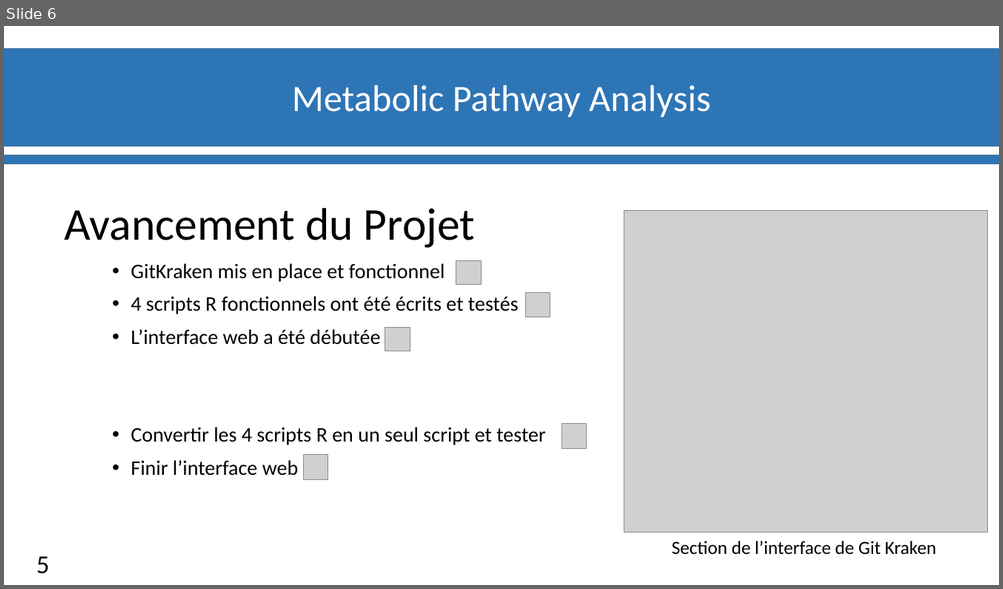
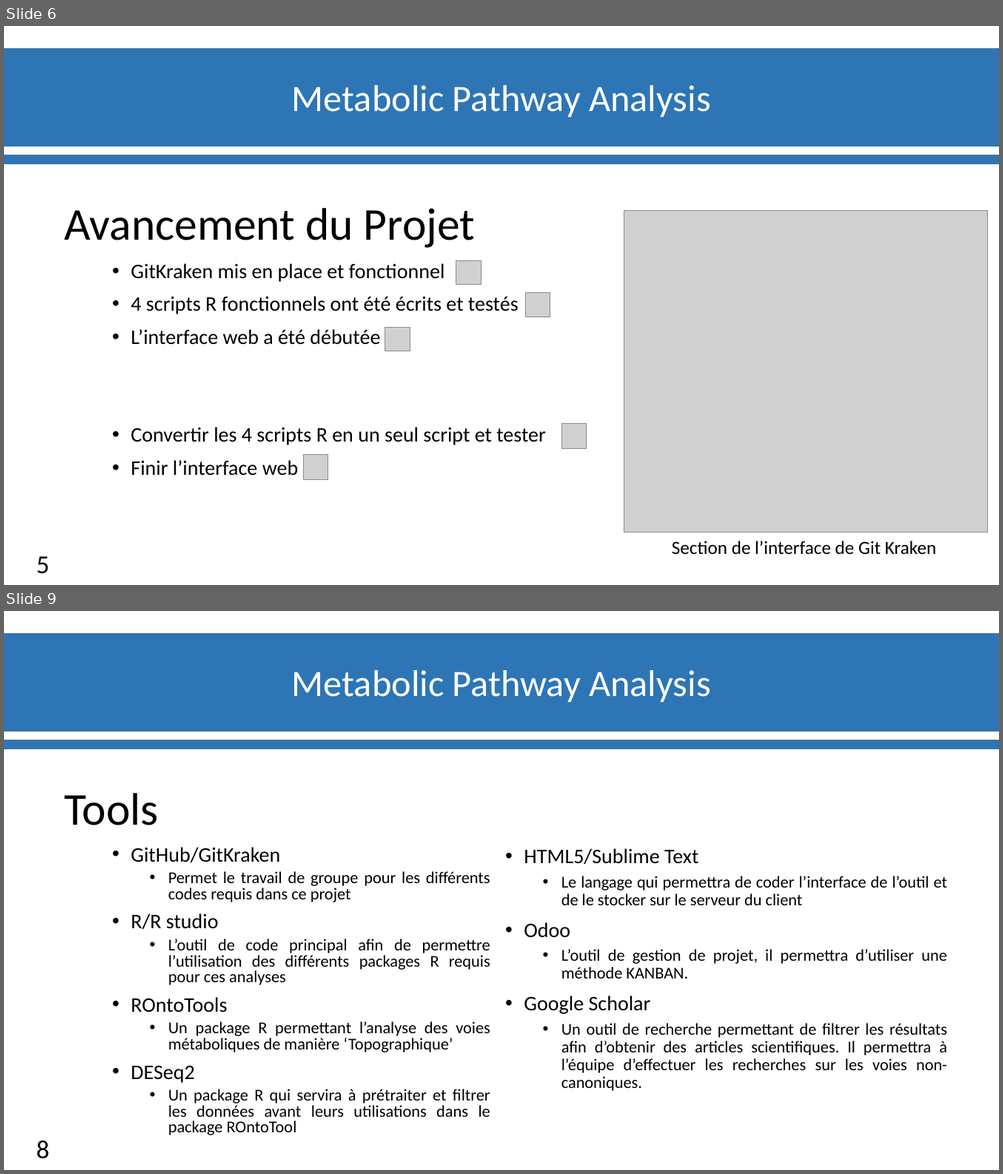
Before and after one commit to materrien/Projet-INSERM, a slide deck: Diapos_Suivit_projet.pptx. Shown one above the other, each under a label of ours: slide 6 before the commit, slides 6 and 9 after it; the slides between them are not shown. The pictures are 1003x589 and 1003x1174 pixels, drawn with LibreOffice and Linux fonts; fonts in the diff are those of the drawing; grey boxes stand for pictures; background and template pictures are left out. Boxes give left, top, right and bottom in pixels: in the first picture for what was removed or moved away, otherwise in the second. Text is boxed around its words. In the diff, an @@ line names an element or a change of style, - is before the commit and + after.

```diff
--- a/Diapos_Suivit_projet.pptx
+++ b/Diapos_Suivit_projet.pptx
@@ slide 9 added at (4, 611, 999, 1170), background #FFFFFF; not listed: 3 template elements that a slide beside it also shows @@
@@ text added at (64, 793, 159, 826), 44 pt, text #000000 @@
+Tools
@@ text added at (131, 847, 490, 1136), 16 pt, text #000000 @@
+• GitHub/GitKraken
+  • Permet le travail de groupe pour les différents codes requis dans ce projet
+• R/R studio
+  • L’outil de code principal afin de permettre l’utilisation des différents packages R requis pour ces analyses
+• ROntoTools
+  • Un package R permettant l’analyse des voies métaboliques de manière ‘Topographique’
+• DESeq2
+  • Un package R qui servira à prétraiter et filtrer les données avant leurs utilisations dans le package ROntoTool
@@ text added at (523, 849, 948, 1091), 16 pt, text #000000 @@
+• HTML5/Sublime Text
+  • Le langage qui permettra de coder l’interface de l’outil et de le stocker sur le serveur du client
+• Odoo
+  • L’outil de gestion de projet, il permettra d’utiliser une méthode KANBAN.
+• Google Scholar
+  • Un outil de recherche permettant de filtrer les résultats afin d’obtenir des articles scientifiques. Il permettra à l’équipe d’effectuer les recherches sur les voies non-canoniques.
@@ page number added at (37, 1141, 50, 1159), 25 pt, text #000000 @@
+8
```
Also in this commit, not shown: 4 other slides added.
